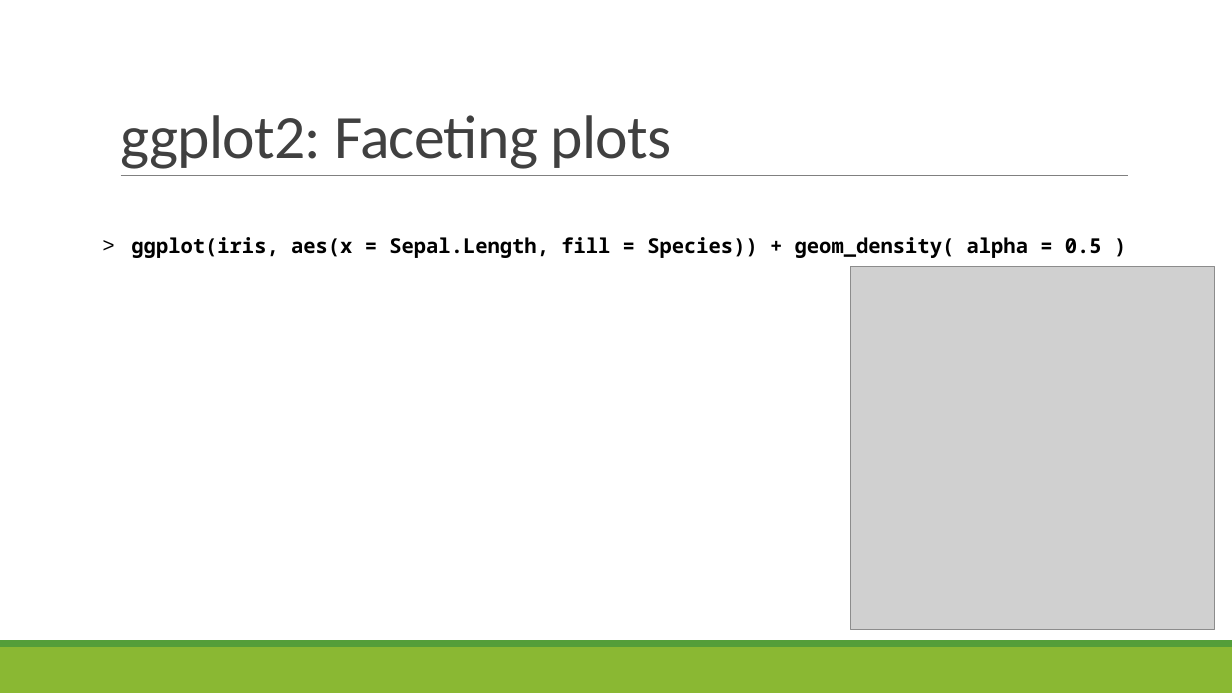
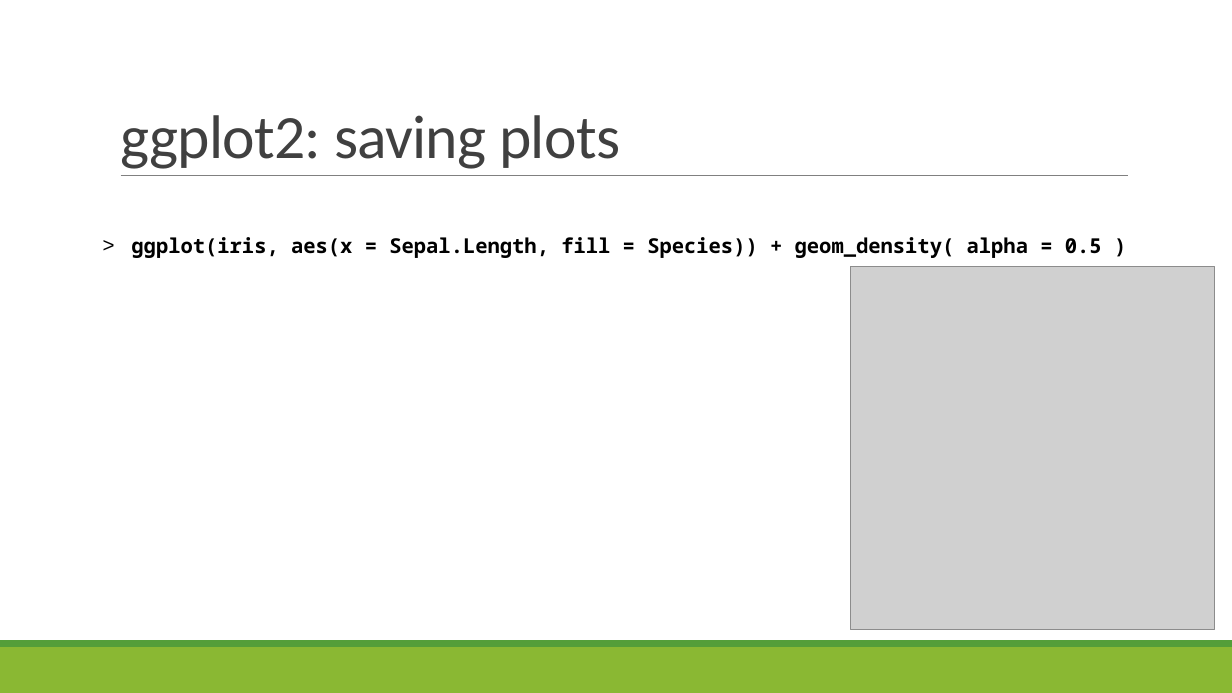
Before and after one commit to sjspielman/bio5312_fall2017, a slide deck: slide 49 of slides/day3_probability.pptx. Drawn at 1232x693 pixels with LibreOffice and Linux fonts; fonts in the diff are those of the drawing; grey boxes stand for pictures. Boxes give left, top, right and bottom in pixels: in the first picture for what was removed or moved away, otherwise in the second. Text is boxed around its words. In the diff, an @@ line names an element or a change of style, - is before the commit and + after.

Commit message:
saving plots

```diff
--- a/slides/day3_probability.pptx
+++ b/slides/day3_probability.pptx
@@ title at [120,115,620,169]: text changed @@
-ggplot2: Faceting plots
+ggplot2: saving plots
```
Also in this commit, not shown: 1 slide added, 1 other file.
